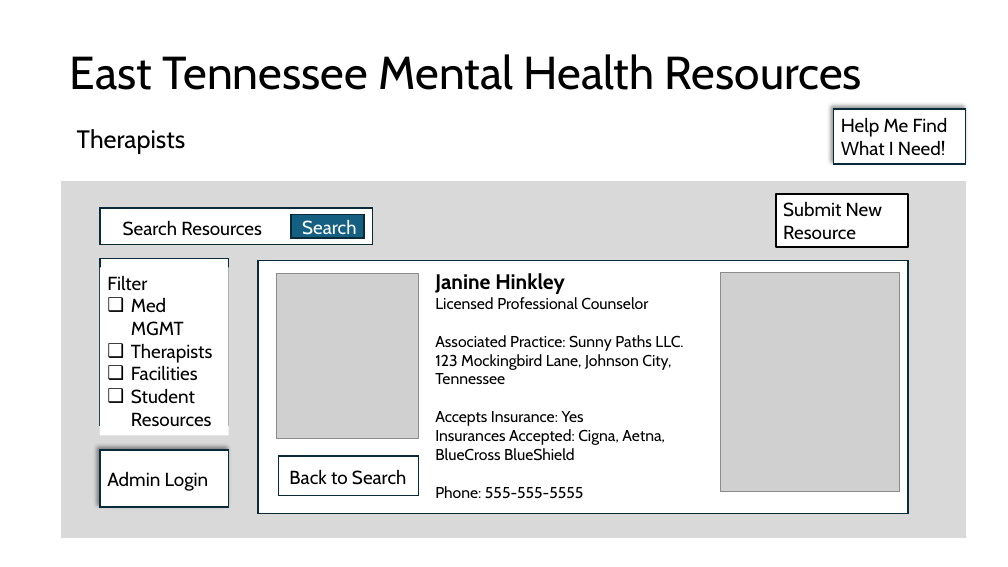
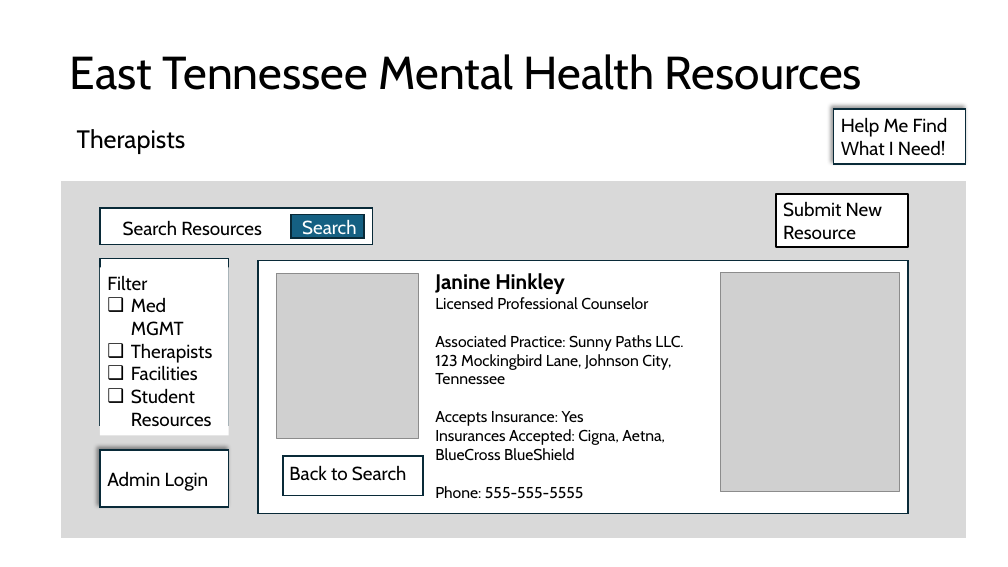
Before and after one commit to ReislerJ/East_TN_MH_Resources, a slide deck: slide 6 of Mock Slides.pptx. Drawn at 1008x567 pixels with LibreOffice and Linux fonts; fonts in the diff are those of the drawing; grey boxes stand for pictures; background and template pictures are left out. Boxes give left, top, right and bottom in pixels: in the first picture for what was removed or moved away, otherwise in the second. Text is boxed around its words. In the diff, an @@ line names an element or a change of style, - is before the commit and + after.

```diff
--- a/Mock Slides.pptx
+++ b/Mock Slides.pptx
@@ text "Back to Search": place and size @@
-text "Back to Search" at [289,469,406,485]
+text "Back to Search" at [289,465,406,481]
@@ rectangle: place and size @@
-rectangle at [279,456,419,495]
+rectangle at [284,456,423,495]
```
Also in this commit, not shown: 3 other slides changed, 7 slides added, 3 other files.
